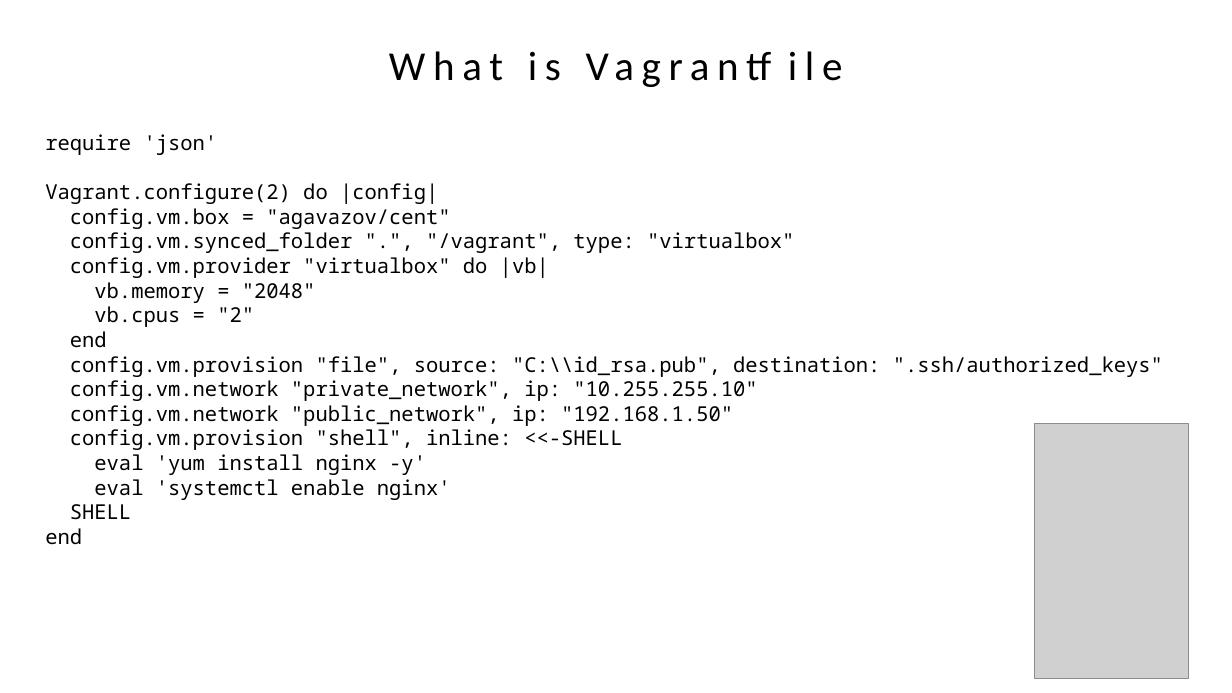
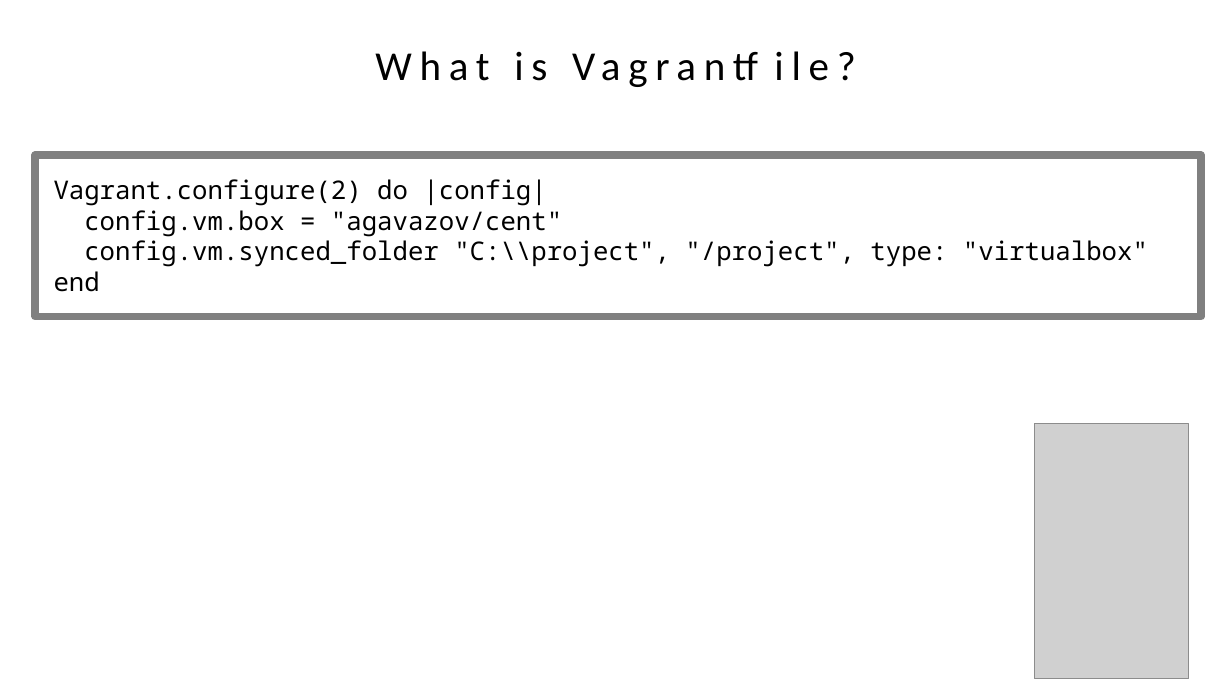
Before and after one commit to agavazov/vagrant-presentation, a slide deck: slide 16 of vagrant.pptx (slide 10 before the commit). Drawn at 1232x693 pixels with LibreOffice and Linux fonts; fonts in the diff are those of the drawing; grey boxes stand for pictures. Boxes give left, top, right and bottom in pixels: in the first picture for what was removed or moved away, otherwise in the second. Text is boxed around its words. In the diff, an @@ line names an element or a change of style, - is before the commit and + after.

Commit message:
vagrant presentation v2

```diff
--- a/vagrant.pptx
+++ b/vagrant.pptx
@@ text at bbox=[0, 35, 1232, 94]: text changed @@
-What is Vagrantfile
+What is Vagrantfile?
@@ text removed at bbox=[45, 134, 1163, 545] @@
-require 'json'
-Vagrant.configure(2) do |config|
-config.vm.box = "agavazov/cent"
-config.vm.synced_folder ".", "/vagrant", type: "virtualbox"
-config.vm.provider "virtualbox" do |vb|
-vb.memory = "2048"
-vb.cpus = "2"
-end
-config.vm.provision "file", source: "C:\\id_rsa.pub", destination: ".ssh/authorized_keys"
-config.vm.network "private_network", ip: "10.255.255.10"
-config.vm.network "public_network", ip: "192.168.1.50"
-config.vm.provision "shell", inline: <<-SHELL
-eval 'yum install nginx -y'
-eval 'systemctl enable nginx'
-SHELL
-end
@@ rectangle added at bbox=[35, 155, 1202, 316], outline #808080 6 pt, 20 pt, text #000000 @@
+Vagrant.configure(2) do |config|
+config.vm.box = "agavazov/cent"
+config.vm.synced_folder "C:\\project", "/project", type: "virtualbox"
+end
```
Also in this commit, not shown: 10 other slides changed, 11 slides added, 6 slides removed, 21 other files.
